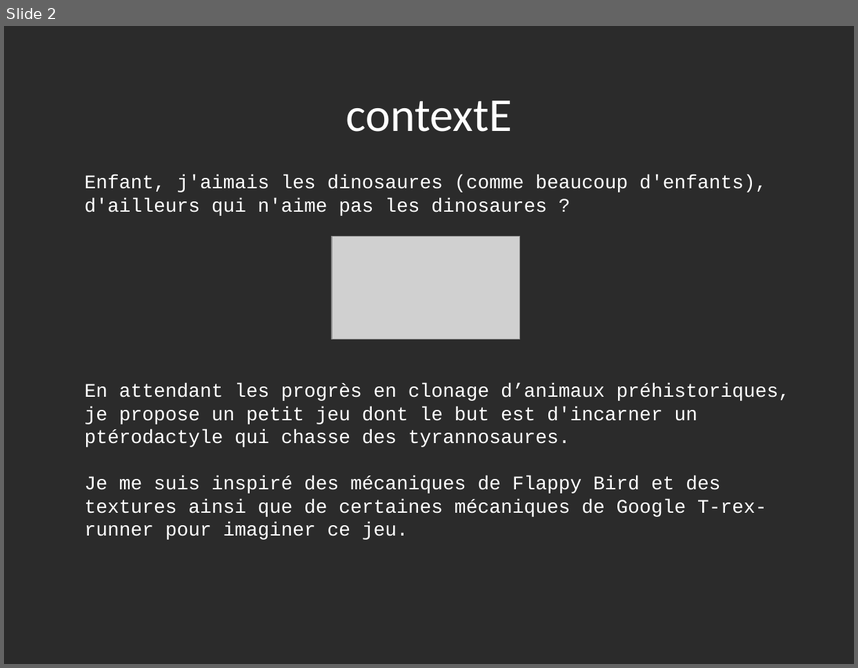
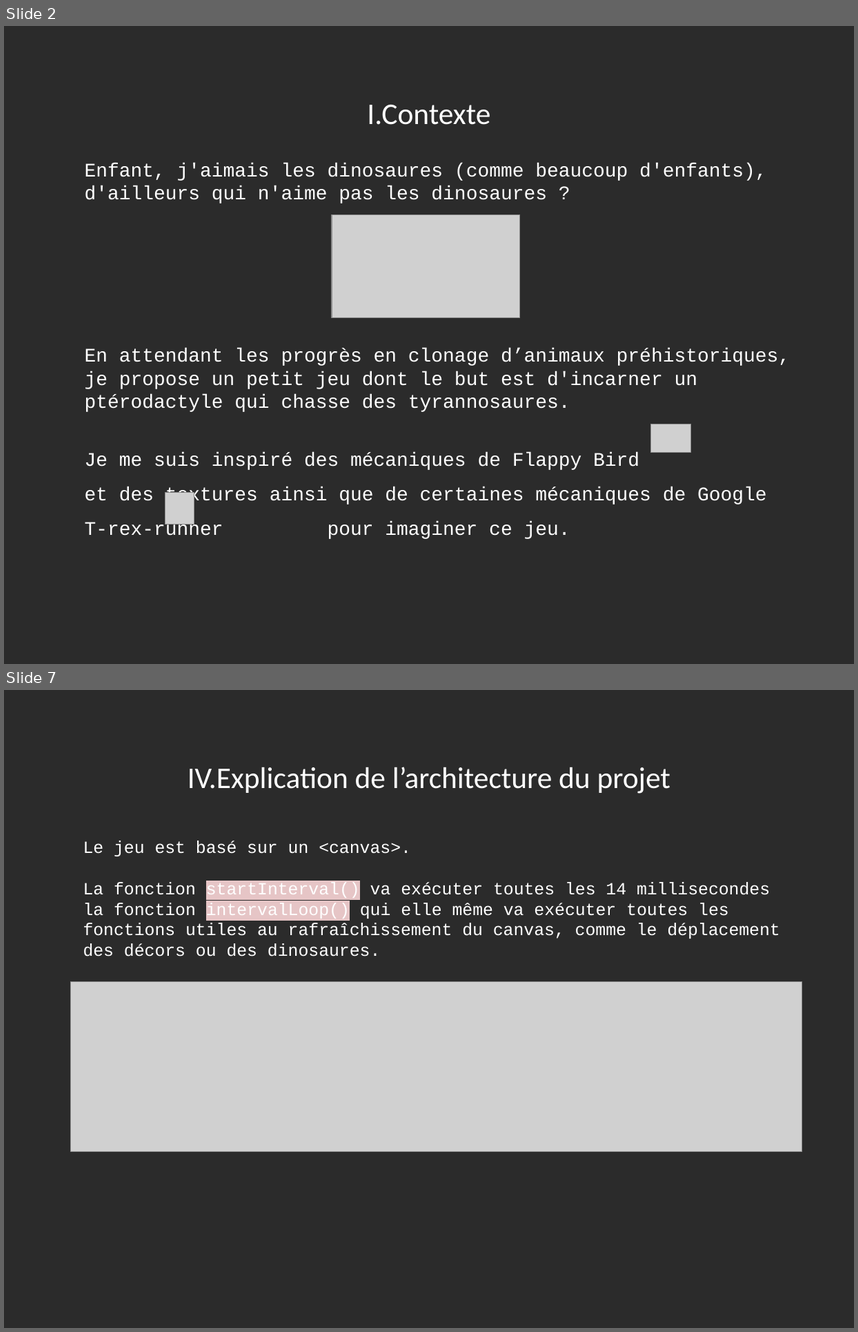
Before and after one commit to Florian-A/JSrassik, a slide deck: conception/presentation/presentation.odp. Shown one above the other, each under a label of ours: slide 2 before the commit, slides 2 and 7 after it; the slides between them are not shown. The pictures are 858x668 and 858x1332 pixels, drawn with LibreOffice and Linux fonts; fonts in the diff are those of the drawing; grey boxes stand for pictures; background and template pictures are left out; a plain dark background stands for a picture behind light text. Boxes give left, top, right and bottom in pixels: in the first picture for what was removed or moved away, otherwise in the second. Text is boxed around its words. In the diff, an @@ line names an element or a change of style, - is before the commit and + after.

```diff
--- a/conception/presentation/presentation.odp
+++ b/conception/presentation/presentation.odp
@@ slide 7 added at (4,690,854,1328), background picture (left out) @@
@@ title added at (188,767,671,793), 28 pt, text #FFFFFF @@
+IV.Explication de l’architecture du projet
@@ text added at (83,840,780,956), 16 pt, text #FFFFFF @@
+Le jeu est basé sur un <canvas>.
+La fonction startInterval() va exécuter toutes les 14 millisecondes la fonction intervalLoop() qui elle même va exécuter toutes les fonctions utiles au rafraîchissement du canvas, comme le déplacement des décors ou des dinosaures.
@@ picture added at (71,982,802,1152) @@
@@ slide 2 changed as well @@
@@ title at (367,104,490,125): text changed; size 44 to 28 pt @@
-contextE
+I.Contexte
@@ text "Enfant, j'aimais les dinosaures (comme ...": place and size @@
-text "Enfant, j'aimais les dinosaures (comme ..." at (85,175,790,539)
+text "Enfant, j'aimais les dinosaures (comme ..." at (85,163,790,539)
@@ picture: place and size @@
-picture at (332,236,520,339)
+picture at (332,215,520,318)
@@ picture added at (651,424,691,452) @@
@@ text at (85,452,767,539): line spacing 1 to 1.5 @@
@@ picture added at (165,492,194,524) @@
```
Also in this commit, not shown: 9 other slides added, 2 slides removed.
